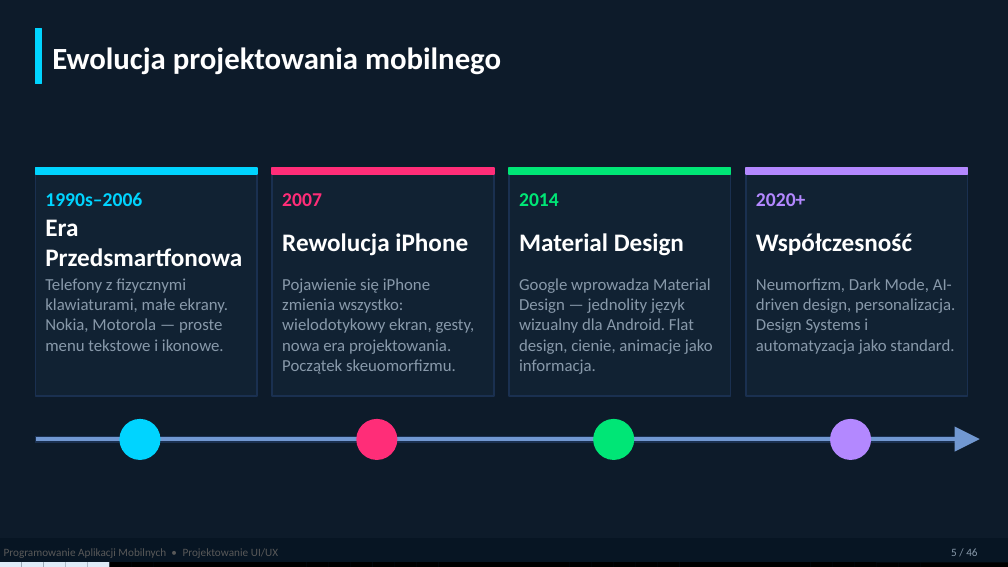
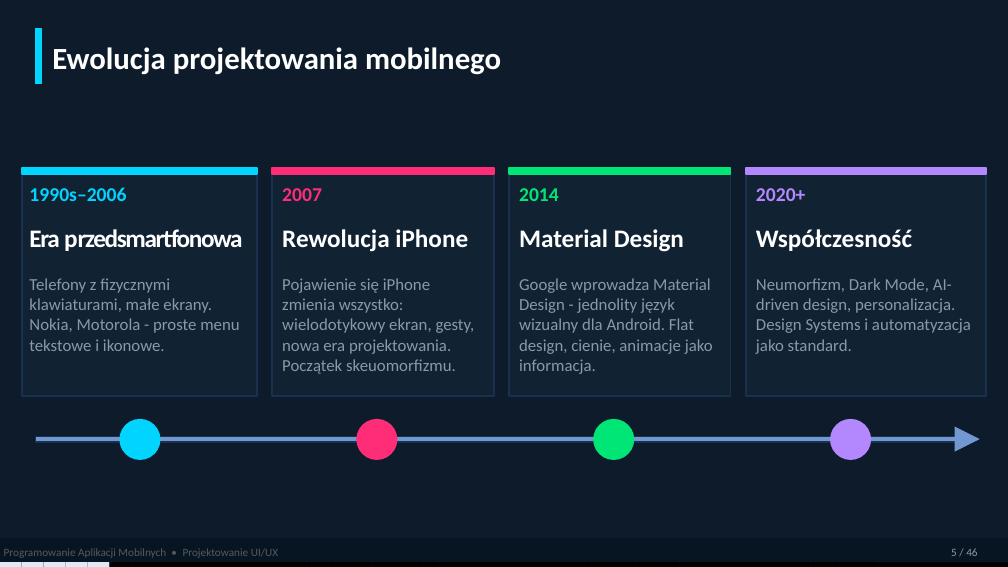
Before and after one commit to MatPomGit/mobileHub, a slide deck: slide 5 of wyklady/w3_ui.pptx. Drawn at 1008x567 pixels with LibreOffice and Linux fonts; fonts in the diff are those of the drawing. Boxes give left, top, right and bottom in pixels: in the first picture for what was removed or moved away, otherwise in the second. Text is boxed around its words. In the diff, an @@ line names an element or a change of style, - is before the commit and + after.

```diff
--- a/wyklady/w3_ui.pptx
+++ b/wyklady/w3_ui.pptx
@@ rectangle: place and size @@
-rectangle at box(35, 168, 257, 396)
+rectangle at box(22, 168, 257, 396)
@@ rectangle: place and size @@
-rectangle at box(35, 168, 257, 174)
+rectangle at box(22, 168, 257, 174)
@@ text "1990s–2006": place and size @@
-text "1990s–2006" at box(45, 192, 142, 206)
+text "1990s–2006" at box(29, 187, 126, 201)
@@ rectangle: place and size @@
-rectangle at box(746, 168, 968, 396)
+rectangle at box(746, 168, 986, 396)
@@ rectangle: place and size @@
-rectangle at box(746, 168, 968, 174)
+rectangle at box(746, 168, 986, 174)
@@ 6 texts: place and size @@
-6 texts at box(282, 193, 912, 256)
+6 texts at box(282, 188, 912, 252)
@@ text at box(29, 229, 243, 251): text changed @@
-Era Przedsmartfonowa
+Era przedsmartfonowa
@@ text at box(29, 278, 239, 351): text changed @@
-Telefony z fizycznymi klawiaturami, małe ekrany. Nokia, Motorola — proste menu tekstowe i ikonowe.
+Telefony z fizycznymi klawiaturami, małe ekrany. Nokia, Motorola - proste menu tekstowe i ikonowe.
@@ text at box(519, 278, 713, 374): text changed @@
-Google wprowadza Material Design — jednolity język wizualny dla Android. Flat design, cienie, animacje jako informacja.
+Google wprowadza Material Design - jednolity język wizualny dla Android. Flat design, cienie, animacje jako informacja.
@@ text "Neumorfizm, Dark Mode, AI-driven design, ..." rewrapped from box(756, 278, 955, 354) to box(756, 278, 971, 354) @@
```
Also in this commit, not shown: 39 other slides changed, 1 other file.
